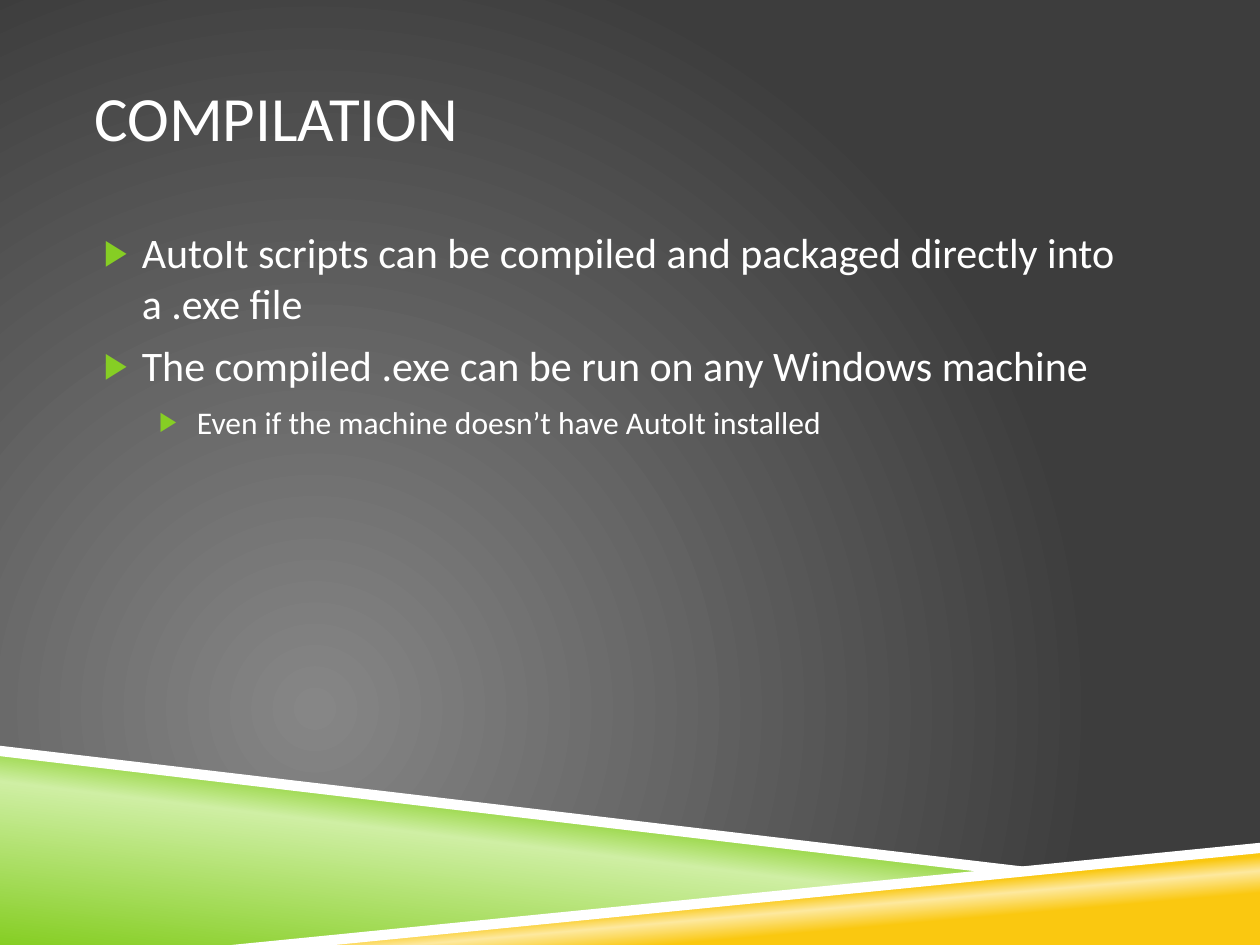
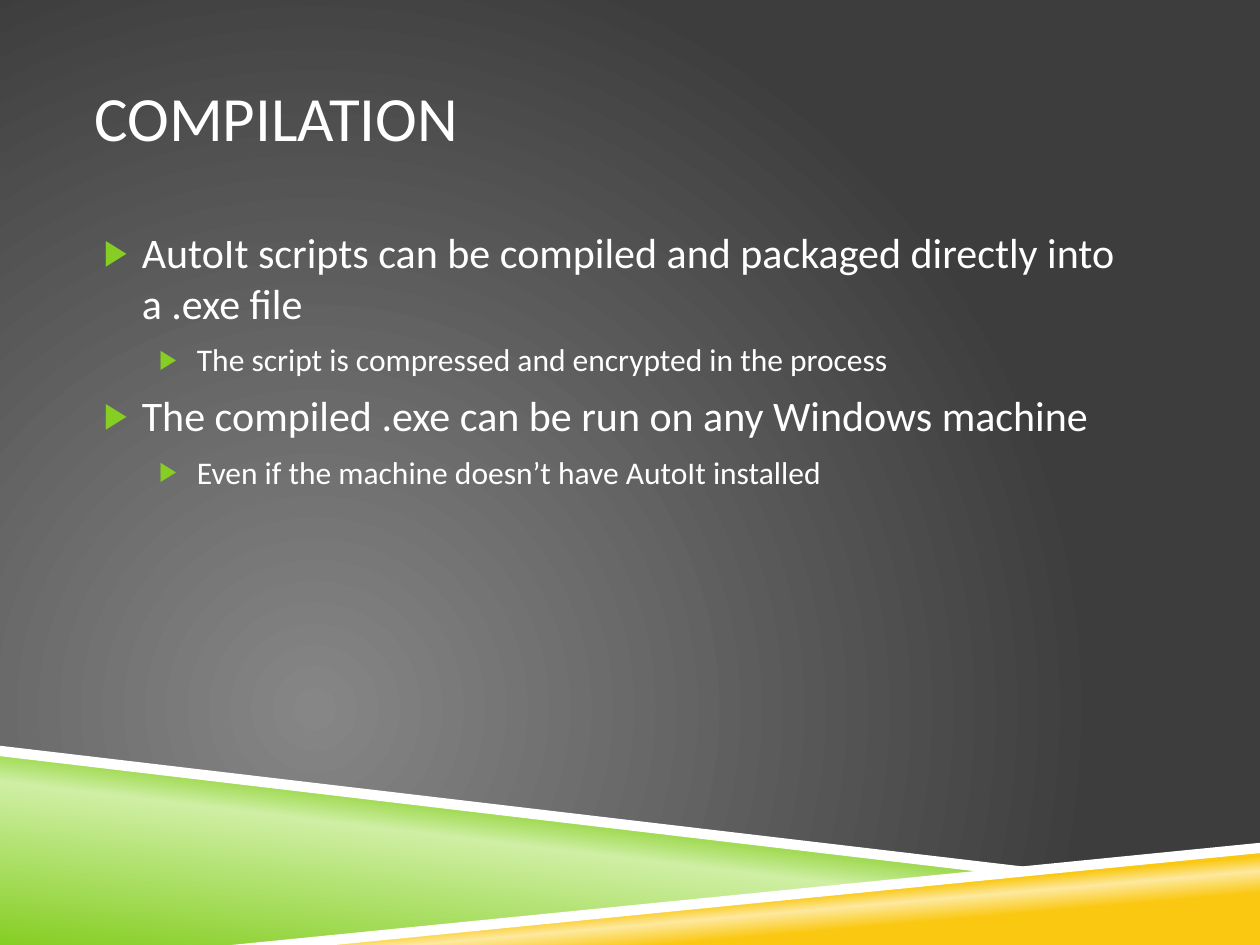
Before and after one commit to krobison/csci400_project, a slide deck: slide 12 of LanguageExplore.pptx (slide 8 before the commit). Drawn at 1260x945 pixels with LibreOffice and Linux fonts; fonts in the diff are those of the drawing; background and template pictures are left out. Boxes give left, top, right and bottom in pixels: in the first picture for what was removed or moved away, otherwise in the second. Text is boxed around its words. In the diff, an @@ line names an element or a change of style, - is before the commit and + after.

```diff
--- a/LanguageExplore.pptx
+++ b/LanguageExplore.pptx
@@ text at box(197, 349, 887, 376): paragraph added @@
+  ▶ The script is compressed and encrypted in the process
```
Also in this commit, not shown: 3 other slides changed, 5 slides added.
